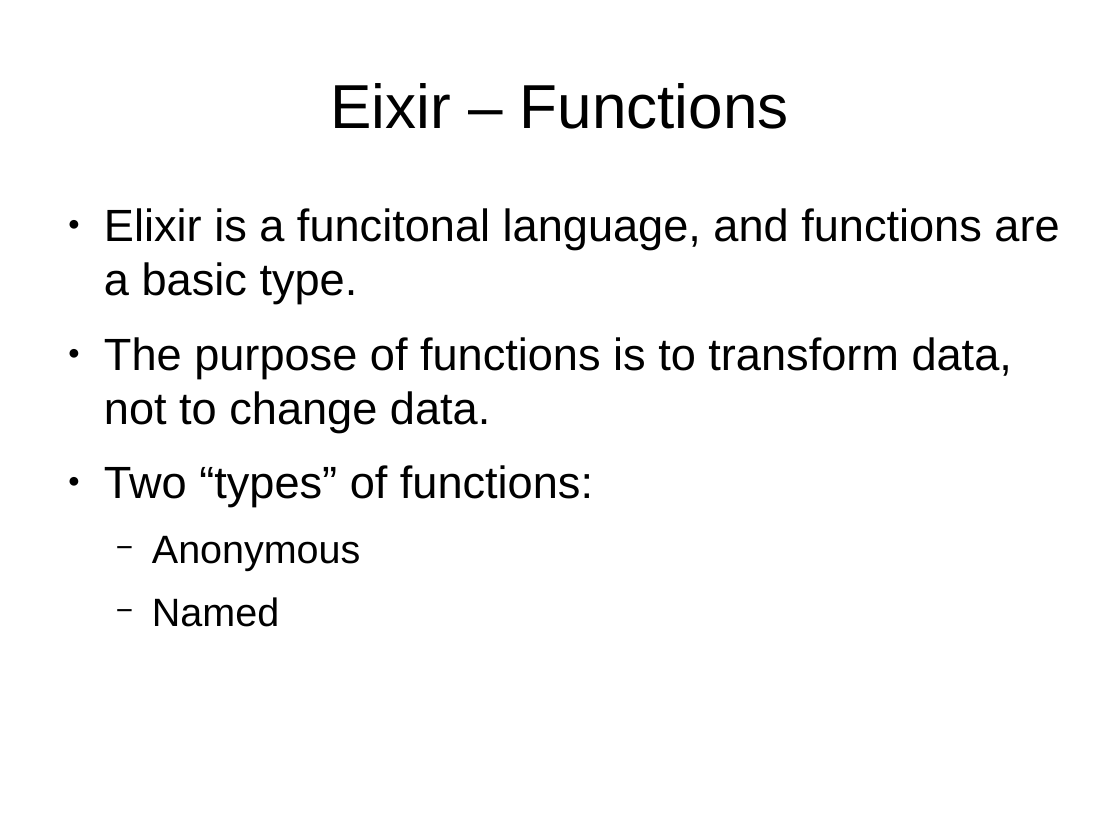
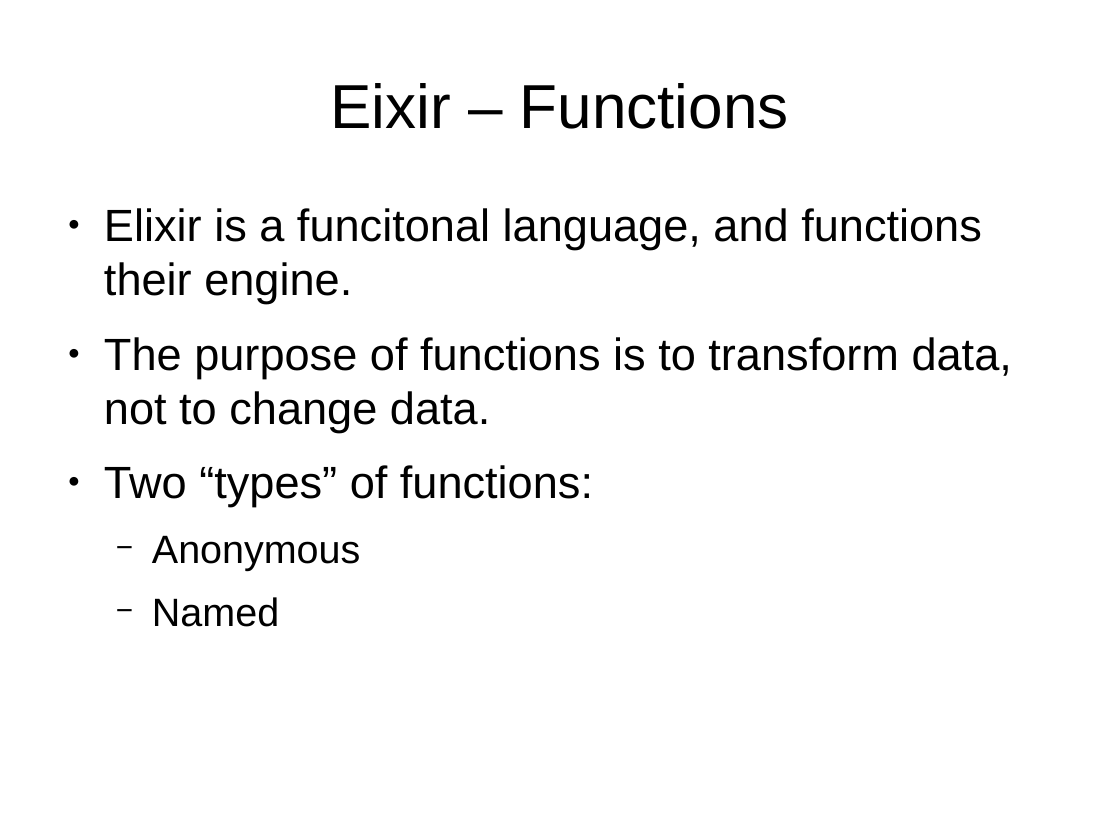
Before and after one commit to ramortegui/talks, a slide deck: slide 3 of elixir-basics-2.odp. Drawn at 1120x840 pixels with LibreOffice and Linux fonts; fonts in the diff are those of the drawing. Boxes give left, top, right and bottom in pixels: in the first picture for what was removed or moved away, otherwise in the second. Text is boxed around its words. In the diff, an @@ line names an element or a change of style, - is before the commit and + after.

```diff
--- a/elixir-basics-2.odp
+++ b/elixir-basics-2.odp
@@ text at <box>104,208,982,304</box>: text changed @@
-● Elixir is a funcitonal language, and functions are a basic type.
+● Elixir is a funcitonal language, and functions their engine.
```
Also in this commit, not shown: 7 other slides changed, 2 slides added, 1 slide removed, 2 other files.
